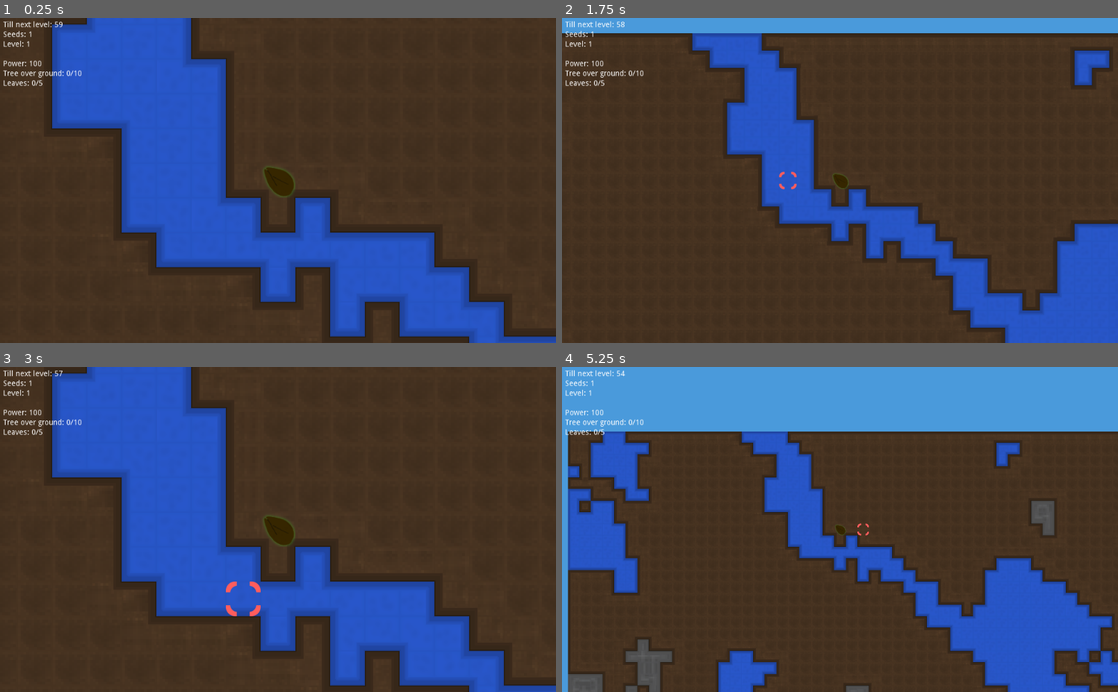
Above: before the commit, frames 1-4 (two rows, left to right).
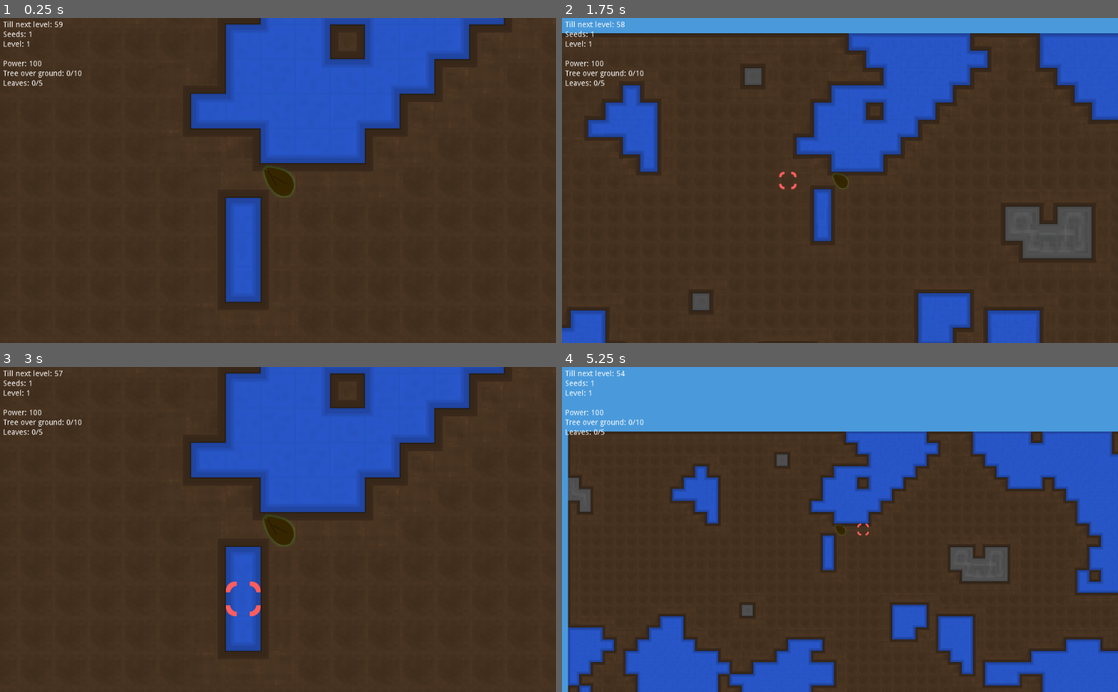
Above: after the commit, the same moments.

Repository: BigAwesome/SpringJam2D
Game: Godot game, scene res://scenes/game.tscn
Same seed, same stepped clock (60 frames per second), same inputs: the game is played once before the commit and once after it.
Inputs (mouse positions are in pixels of both pictures, inside the frame that each line leads up to):
- Up to frame 1 (0.25 s): no input
- Up to frame 2 (1.75 s): tap Enter at 0.5 s; move the mouse to (962, 164) at 0.52 s; tap Mouse wheel down (mouse_wheel_down) at 0.6, 1.55 s; click (962, 164) at 0.67 s; tap Mouse wheel up (mouse_wheel_up) at 0.8, 1.35 s; tap Space at 1.25 s; move the mouse to (728, 196) at 1.27 s; click (728, 196) at 1.42 s
- Up to frame 3 (3 s): tap Enter at 2 s; move the mouse to (333, 458) at 2.02 s; press the mouse at (333, 458) at 2.03 s; tap Mouse wheel up (mouse_wheel_up) at 2.3 s; tap Space at 2.75 s; move the mouse to (250, 594) at 2.77 s; release the mouse at (250, 594) at 2.78 s; right-click (250, 594) at 2.85 s; click (250, 594) at 2.92 s
- Up to frame 4 (5.25 s): tap Mouse wheel down (mouse_wheel_down) at 3.05, 3.6, 4.55, 5.1 s; tap Enter at 3.5 s; move the mouse to (1006, 578) at 3.52 s; click (1006, 578) at 3.67 s; tap Mouse wheel up (mouse_wheel_up) at 3.8, 4.35 s; tap Space at 4.25 s; move the mouse to (673, 480) at 4.27 s; click (673, 480) at 4.42 s; move the mouse to (867, 529) at 5.02 s; click (867, 529) at 5.17 s

The runs differ from the first frame. In frame 1, 44% of the frame differs, in the area x 9-100%, y 0-100%; in frame 2, 31%; in frame 3, 44%; in frame 4, 35%.

Commit message:
Testing new auto map extention

Diff:
--- a/scripts/main_camera.gd
+++ b/scripts/main_camera.gd
@@ -1,18 +1,34 @@
 extends Camera2D
 
-
-# Declare member variables here. Examples:
+export var tile_size = 64
+export var tile_size_extention = 64
 var lock = true
 var start = Vector2()
 var delta = Vector2()
+var map
 export var camera_speed = 1
 
 
 # Called when the node enters the scene tree for the first time.
 func _ready():
+	map = get_tree().get_nodes_in_group("Map")[0]
 	make_current()
 
+func _detect_zoom_out_of_map():
 
+	#print((OS.window_size.x*zoom.x)/tile_size)
+	if((OS.window_size.x * zoom.x)/tile_size >= map.width - OS.window_size.x/tile_size/2) or ((OS.window_size.y * zoom.x)/tile_size >= map.height - OS.window_size.x/tile_size/2):
+		#print("extend")
+		map.width += tile_size_extention
+		map.height += tile_size_extention
+		map._generate()
+
+func _detect_move_out_of_map():
+	if((OS.window_size.x + position.x)/tile_size >= map.width - OS.window_size.x/tile_size/2) or ((OS.window_size.y + position.y)/tile_size >= map.height - OS.window_size.x/tile_size/2):
+		#print("extend")
+		map.width += tile_size_extention
+		map.height += tile_size_extention
+		map._generate()
 
 func _unhandled_input(event):
 	if event is InputEventMouseButton:
@@ -23,8 +39,11 @@
 		if(Input.is_action_just_released("mouse_button_right")):
 			lock = true
 		if(Input.is_action_just_pressed("mouse_wheel_up")):
+			_detect_zoom_out_of_map()
 			zoom = zoom - Vector2(1,1) if zoom > Vector2(1,1) else Vector2(1,1)
 		if(Input.is_action_just_pressed("mouse_wheel_down")):
+			_detect_zoom_out_of_map()
 			zoom = zoom + Vector2(1,1)
 	if(event is InputEventMouseMotion and !lock):
+		_detect_move_out_of_map()
 		position = start + (event.position - delta) * - (camera_speed * zoom)
--- a/scripts/map.gd
+++ b/scripts/map.gd
@@ -8,22 +8,24 @@
 onready var tile_map = get_node("LevelMap")
 var _tiles = [] setget set_tiles, get_tiles
 
+var _seed
+
 
 # Called when the node enters the scene tree for the first time.
 func _ready():
+	_seed = OpenSimplexNoise.new()
+	randomize()
+	_seed.set_seed(randi() % 1000000)
+	_seed.octaves = 6
+	_seed.period = 10
 	_generate()
 
 
 func _generate():
-	var noise = OpenSimplexNoise.new()
-	randomize()
-	noise.set_seed(randi() % 1000000)
-	noise.octaves = 6
-	noise.period = 10
 	var i = 0
 	for x in range(width):
 		for y in range(height):
-			var type = noise.get_noise_2d(x,y)
+			var type = _seed.get_noise_2d(x,y)
 			#if statement to impletment difficulty into tiles
 			if(type <= difficulty[0]):
 				type = Score.get_tile("water")
